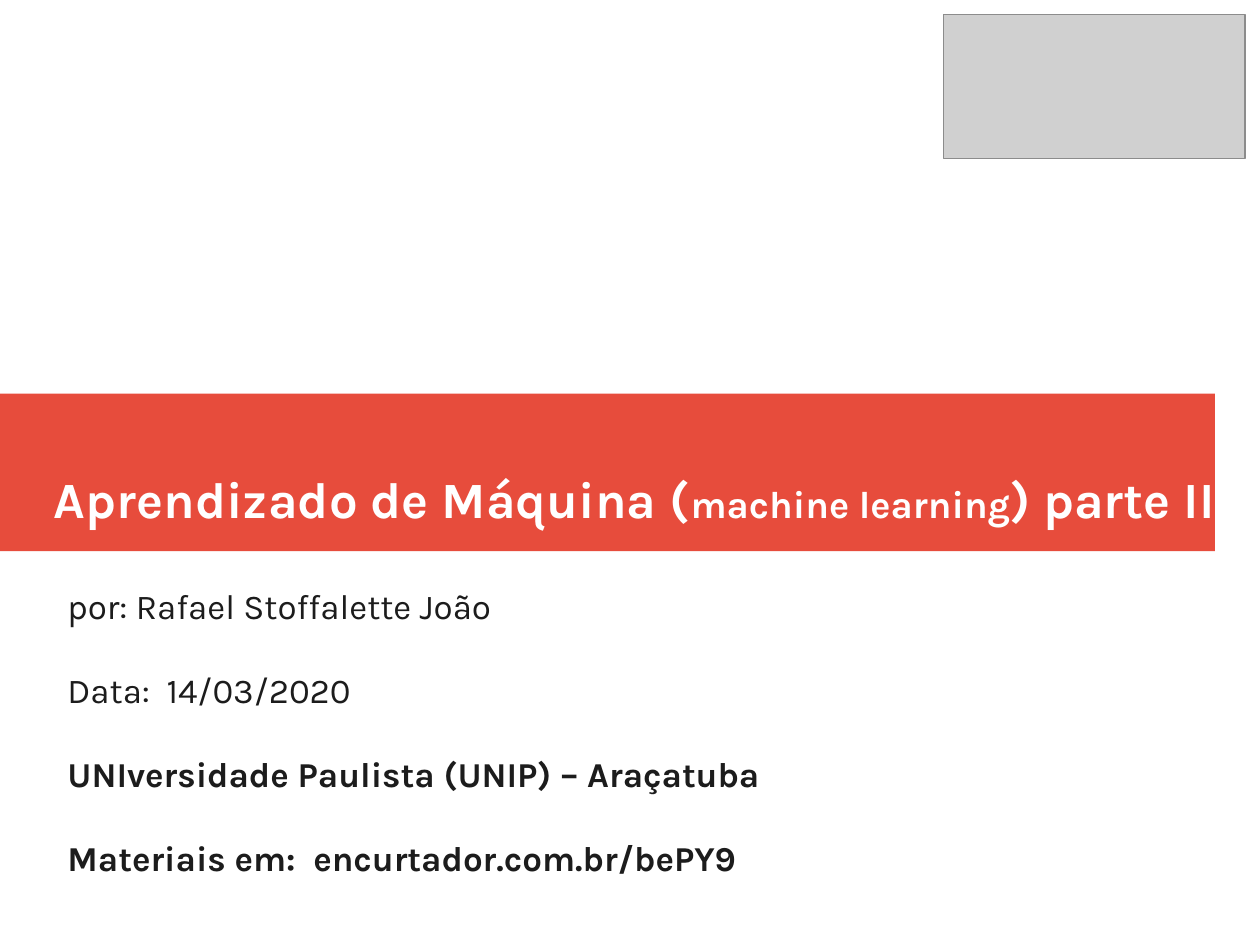
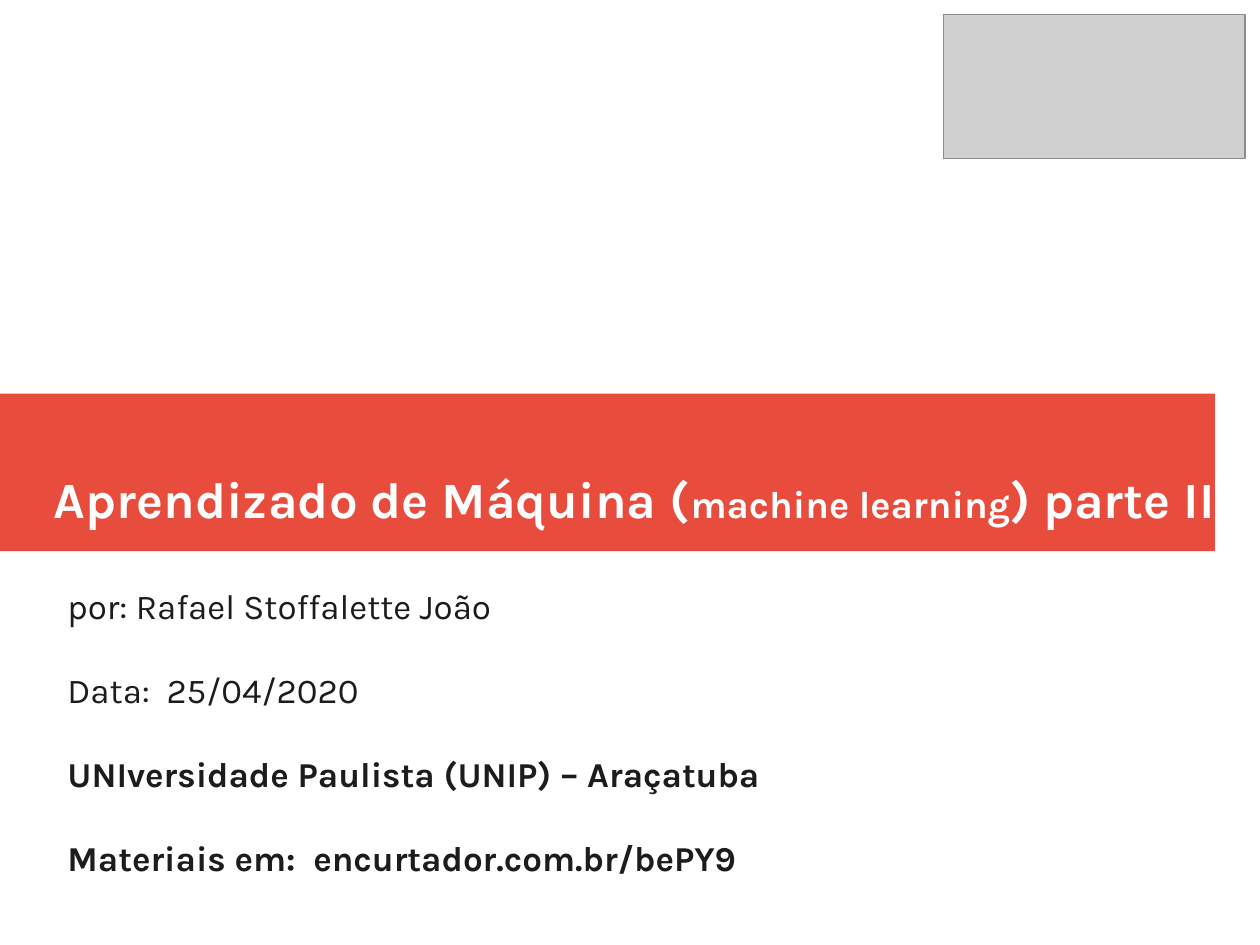
Before and after one commit to rafaelstojoao/pos-unip, a slide deck: slide 1 of [2020][modulo][Machine_Learning]/[aula]03[outrosAlgoritmos].odp. Drawn at 1260x945 pixels with LibreOffice and Linux fonts; fonts in the diff are those of the drawing; grey boxes stand for pictures. Boxes give left, top, right and bottom in pixels: in the first picture for what was removed or moved away, otherwise in the second. Text is boxed around its words. In the diff, an @@ line names an element or a change of style, - is before the commit and + after.

```diff
--- a/[2020][modulo][Machine_Learning]/[aula]03[outrosAlgoritmos].odp
+++ b/[2020][modulo][Machine_Learning]/[aula]03[outrosAlgoritmos].odp
@@ subtitle at box(67, 677, 359, 706): text changed @@
-Data: 14/03/2020
+Data: 25/04/2020
```
Also in this commit, not shown: 15 other slides changed, 31 slides added, 34 slides removed, 11 other files.
